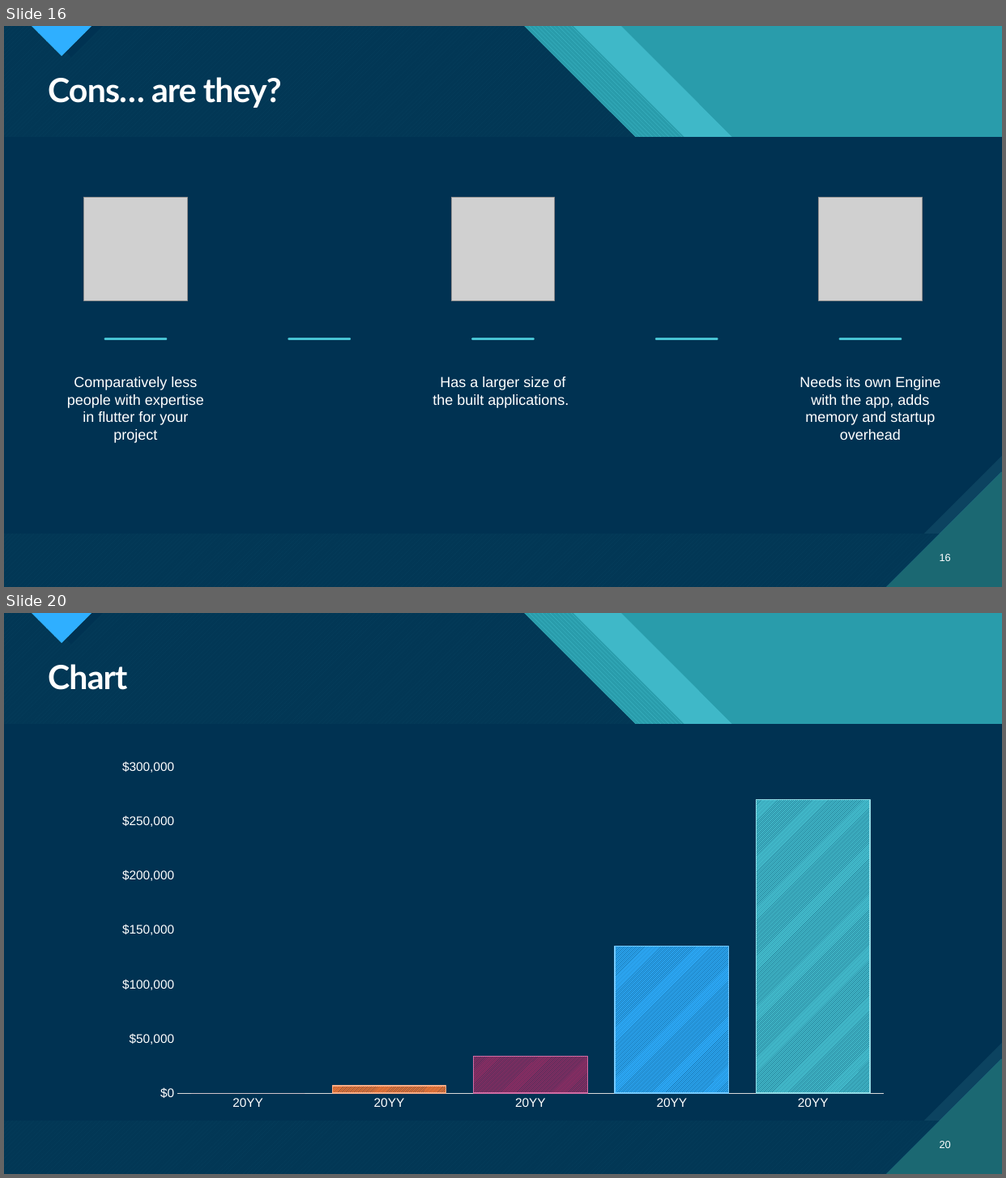
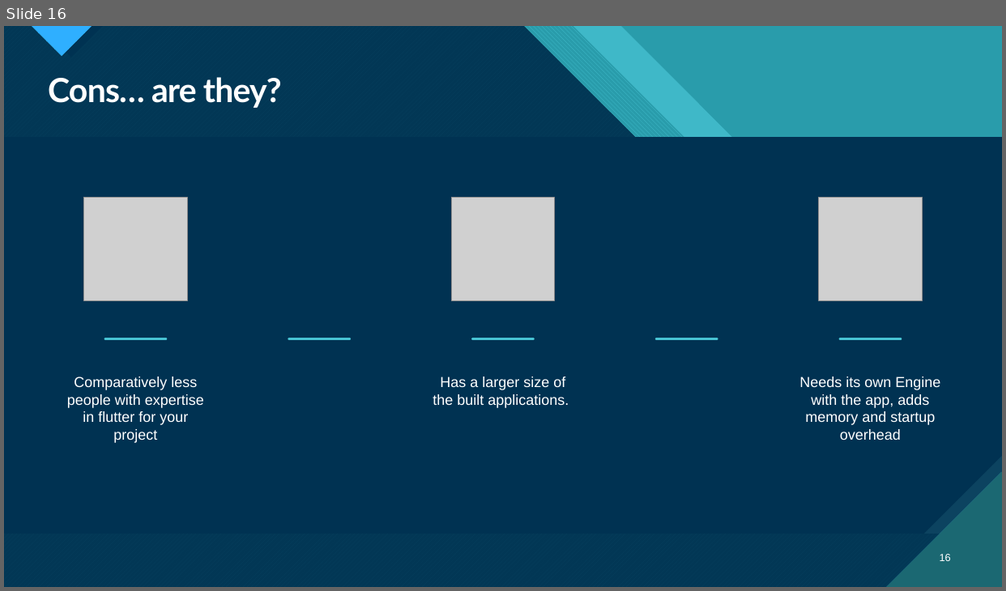
Before and after one commit to PratyayDhond/IT-3rd-year-notes, a slide deck: Seminar/Native Application Development Using Flutter.pptx. Shown one above the other, each under a label of ours: slides 16 and 20 before the commit, slide 16 after it; the slides between them are not shown. The pictures are 1006x1178 and 1006x591 pixels, drawn with LibreOffice and Linux fonts; fonts in the diff are those of the drawing; grey boxes stand for pictures. Boxes give left, top, right and bottom in pixels: in the first picture for what was removed or moved away, otherwise in the second. Text is boxed around its words. In the diff, an @@ line names an element or a change of style, - is before the commit and + after.

```diff
--- a/Seminar/Native Application Development Using Flutter.pptx
+++ b/Seminar/Native Application Development Using Flutter.pptx
@@ slide 20 removed at (4,613,1002,1174), background #47C3D3; not listed: 18 template elements that a slide beside it also shows @@
@@ title removed at (48,664,127,690) @@
-Chart
@@ column chart removed at (107,753,900,1117) @@
-categories: 20YY, 20YY, 20YY, 20YY, 20YY
-Series 1: 0, 7000, 34000, 135000, 270000
@@ page number removed at (940,1141,951,1148) @@
-20
```
Also in this commit, not shown: 1 slide changed, 3 slides added, 6 other slides removed.
